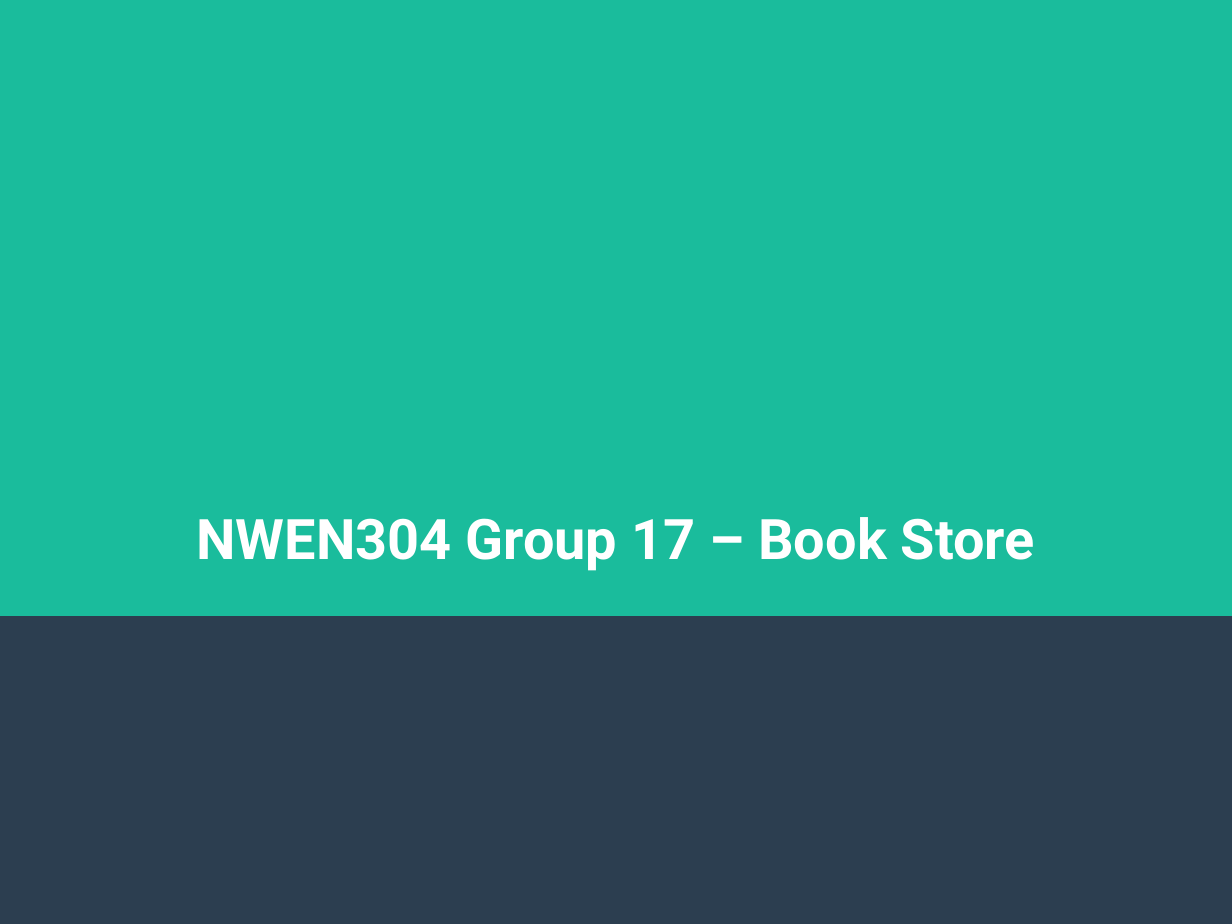
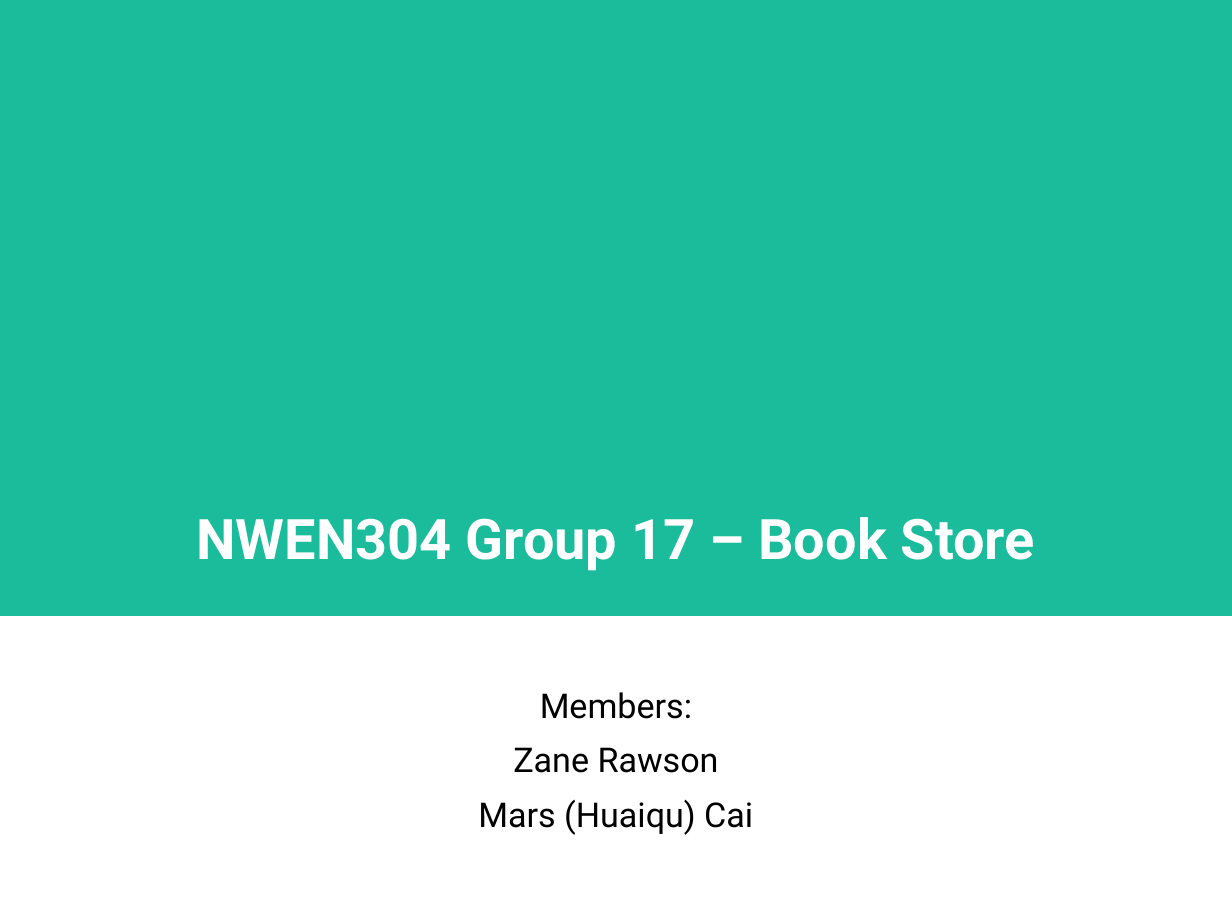
Before and after one commit to Hodginson/NWEN304-Heroku-App, a slide deck: slide 1 of Progress_interview_slides.odp. Drawn at 1232x924 pixels with LibreOffice and Linux fonts; fonts in the diff are those of the drawing. Boxes give left, top, right and bottom in pixels: in the first picture for what was removed or moved away, otherwise in the second. Text is boxed around its words. In the diff, an @@ line names an element or a change of style, - is before the commit and + after.

```diff
--- a/Progress_interview_slides.odp
+++ b/Progress_interview_slides.odp
@@ background #2C3E50 to #FFFFFF @@
@@ rectangle removed at (0,0,1232,616) @@
@@ freeform shape added at (0,0,1232,616), fill #1ABC9C @@
@@ subtitle added at (478,692,753,835), 22 pt, text #000000 @@
+Members:
+Zane Rawson
+Mars (Huaiqu) Cai
```
Also in this commit, not shown: 5 other slides changed, 1 other file.
